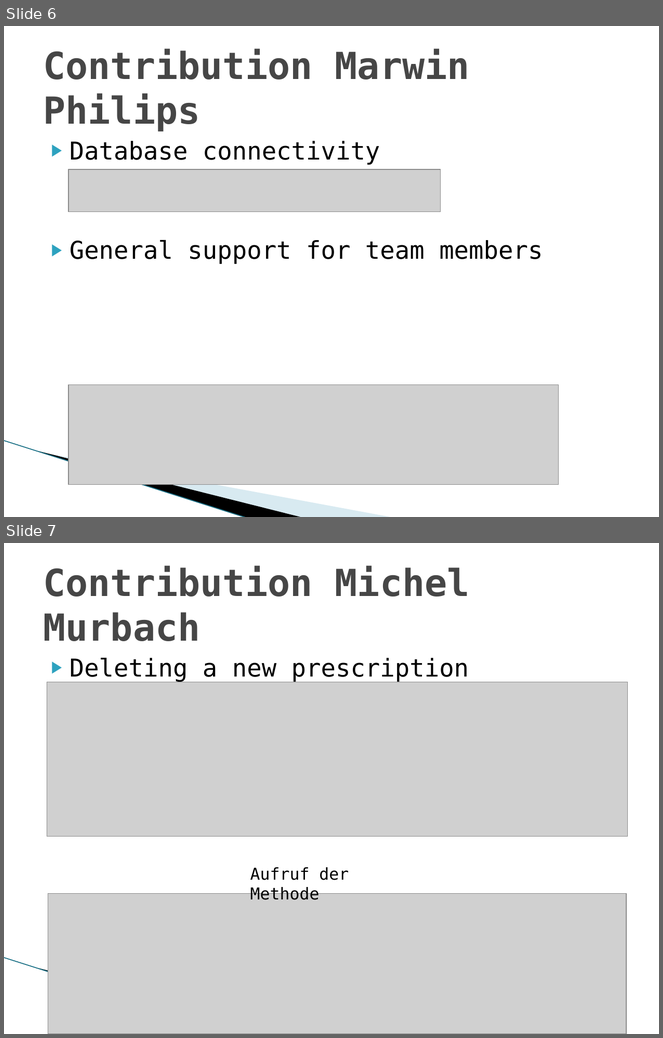
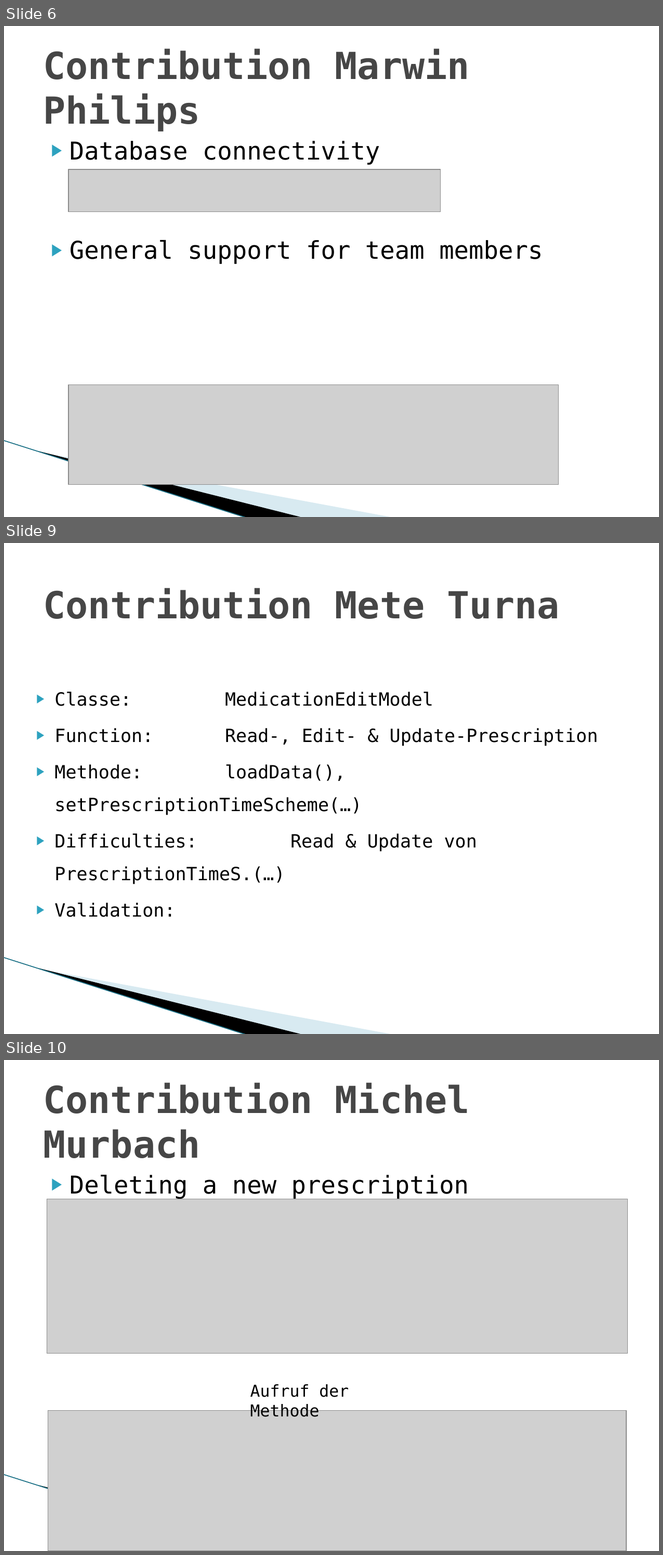
Before and after one commit to MarwinPhilips/ch.bfh.btx8081.w2015.schwarz, a slide deck: Documents/Task 14/Task 14.pptx. Shown one above the other, each under a label of ours: slides 6 and 7 before the commit, slides 6, 9 and 10 after it; the slides between them are not shown. The pictures are 663x1038 and 663x1555 pixels, drawn with LibreOffice and Linux fonts; fonts in the diff are those of the drawing; grey boxes stand for pictures; background and template pictures are left out. Boxes give left, top, right and bottom in pixels: in the first picture for what was removed or moved away, otherwise in the second. Text is boxed around its words. In the diff, an @@ line names an element or a change of style, - is before the commit and + after.

Commit message:
Task 14 part from Mete Turna

```diff
--- a/Documents/Task 14/Task 14.pptx
+++ b/Documents/Task 14/Task 14.pptx
@@ slide 9 added at bbox=[4, 543, 659, 1034], background #FFFFFF; not listed: 3 template elements that a slide beside it also shows @@
@@ title added at bbox=[43, 588, 560, 619], 41 pt, text #464646, bold @@
+Contribution Mete Turna
@@ text added at bbox=[54, 692, 598, 852], 20 pt, text #000000 @@
+▶ Classe: MedicationEditModel
+▶ Function: Read-, Edit- & Update-Prescription
+▶ Methode: loadData(), setPrescriptionTimeScheme(…)
+▶ Difficulties: Read & Update von PrescriptionTimeS.(…)
+▶ Validation:
@@ what was slide 7 is now slide 10 @@
```
Also in this commit, not shown: 2 other slides added.
